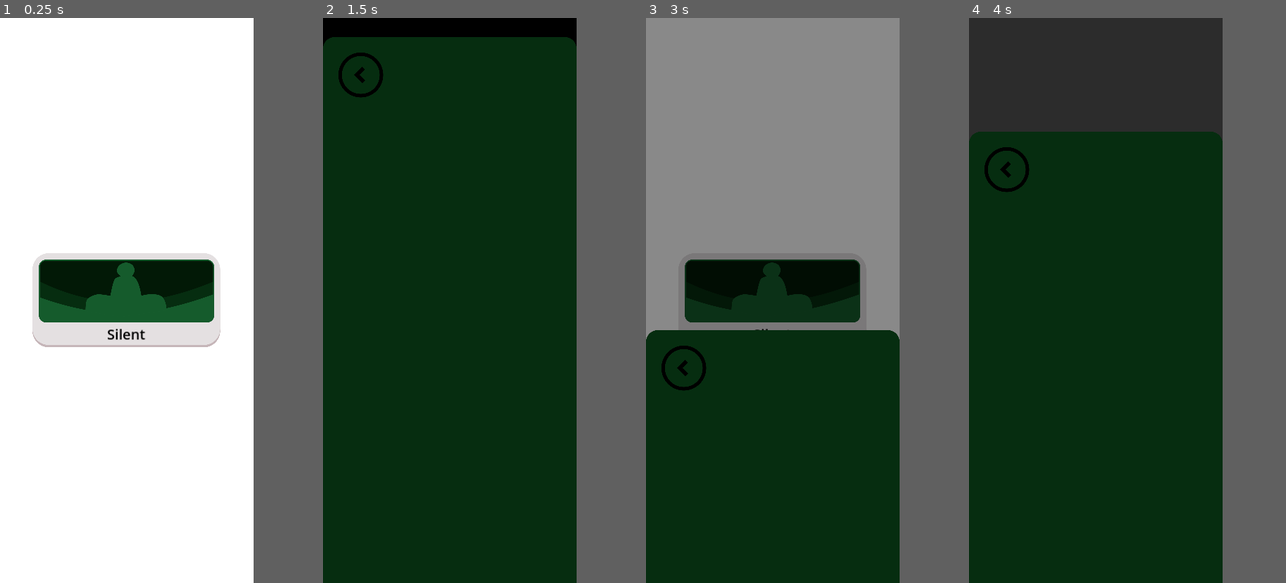
Above: before the commit, frames 1-4 (left to right).
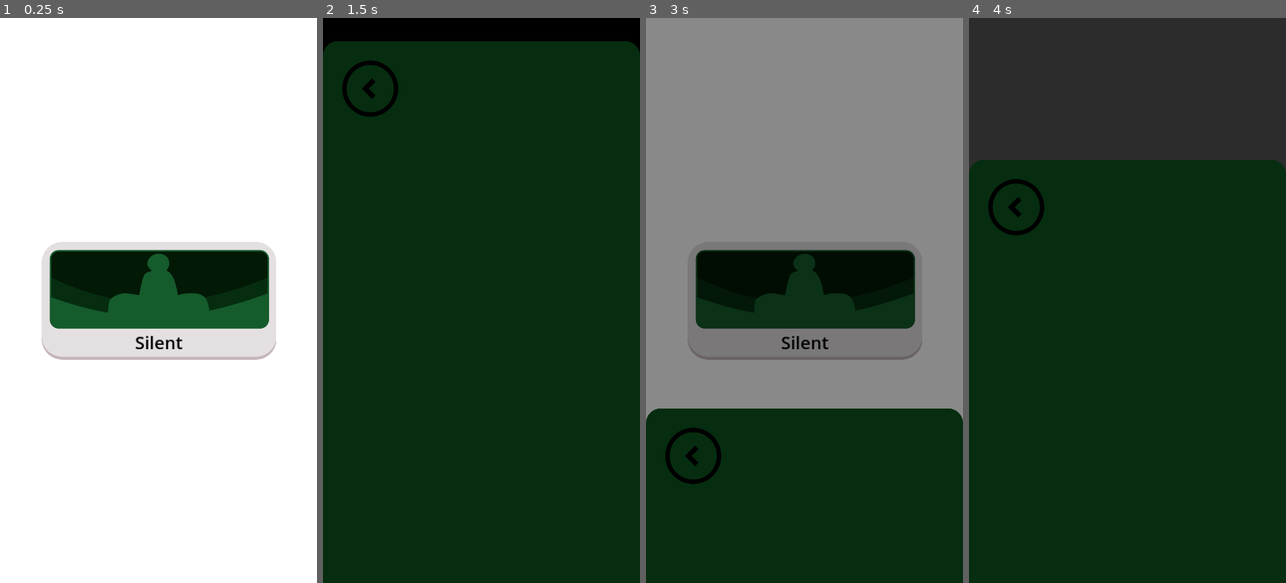
Above: after the commit, the same moments.

Repository: JeppeLindberg/Meditation_Timer
Game: Godot game, scene res://scenes/main_scene.tscn
Same seed, same stepped clock (60 frames per second), same inputs: the game is played once before the commit and once after it.
Inputs (mouse positions are in pixels of both pictures, inside the frame that each line leads up to; where the layout moved, square brackets give the same spot in the first picture):
- Up to frame 1 (0.25 s): no input
- Up to frame 2 (1.5 s): click "Silent" at 0.5 s; click "Silent" at 1.25 s
- Up to frame 3 (3 s): click "Silent" at 2 s; click (684, 85) [684, 74] at 2.75 s
- Up to frame 4 (4 s): tap Enter at 3.5 s; move the mouse to (1152, 272) at 3.52 s; click (1152, 272) at 3.67 s
In our replay, the window is 360x800 before the commit and 450x800 after it. These sizes can differ from the game's own. Grey fills any space a smaller window leaves; there, only what the larger window draws over its background counts as a difference.

The runs differ from the first frame. In frame 1, 10% of the frame differs, in the area x 10-88%, y 39-61%; in frame 2, 2.1%; in frame 3, 24%, in the area x 0-100%, y 41-100%; in frame 4, 9.7%.

Commit message:
Change aspect

Diff:
--- a/project.godot
+++ b/project.godot
@@ -19,11 +19,11 @@
 [display]
 
 window/size/viewport_width=1080
-window/size/viewport_height=2400
+window/size/viewport_height=1920
 window/size/window_width_override=360
 window/size/window_height_override=800
 window/stretch/mode="canvas_items"
-window/stretch/aspect="keep_width"
+window/stretch/aspect="expand"
 window/handheld/orientation=1
 
 [rendering]
--- a/scenes/main_scene.tscn
+++ b/scenes/main_scene.tscn
@@ -56,7 +56,7 @@
 offset_bottom = 2400.0
 
 [node name="center" type="Node2D" parent="main_menu"]
-position = Vector2(540, 1200)
+position = Vector2(540, 960)
 
 [node name="center" type="CenterContainer" parent="main_menu/center"]
 anchors_preset = 8
